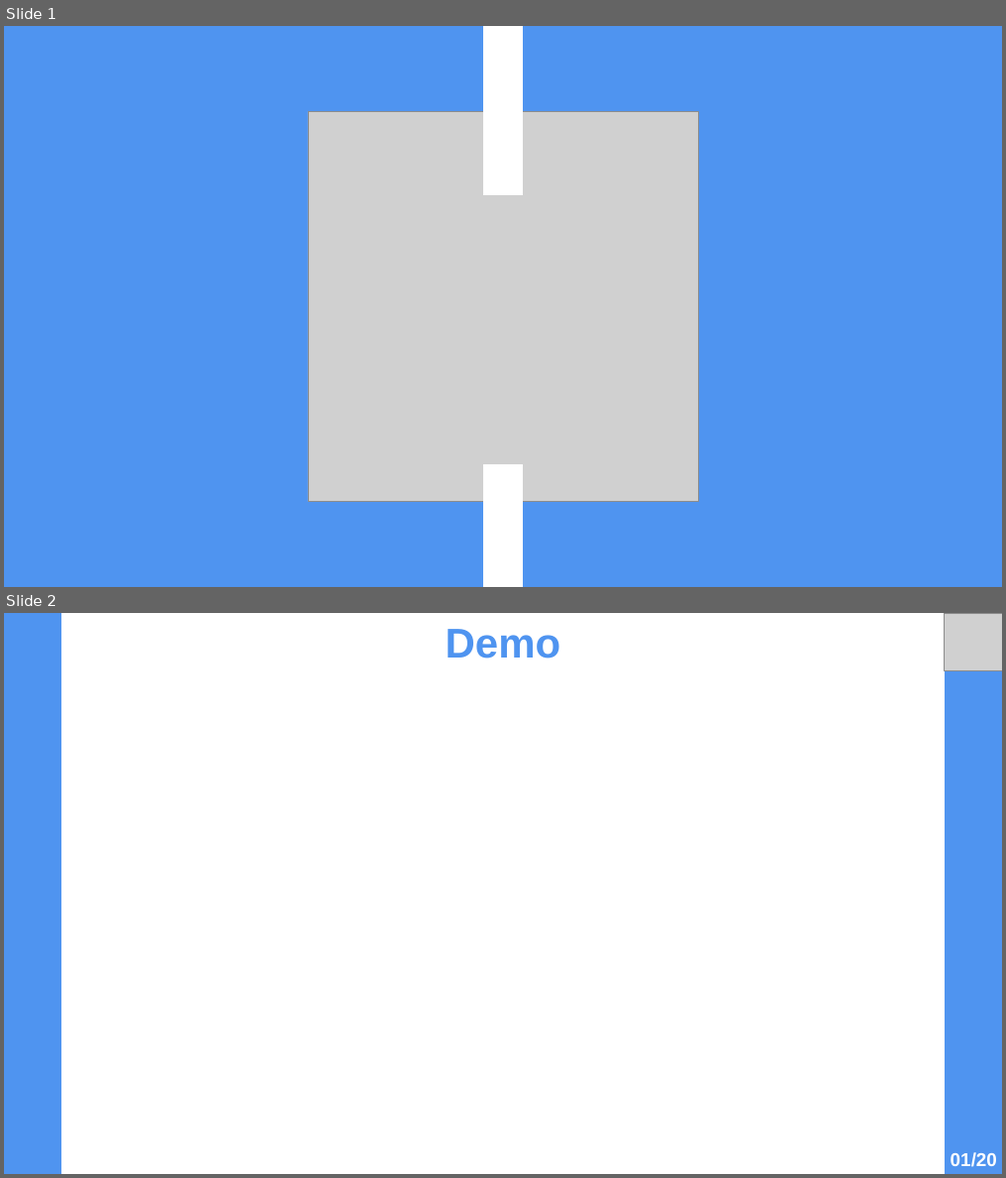
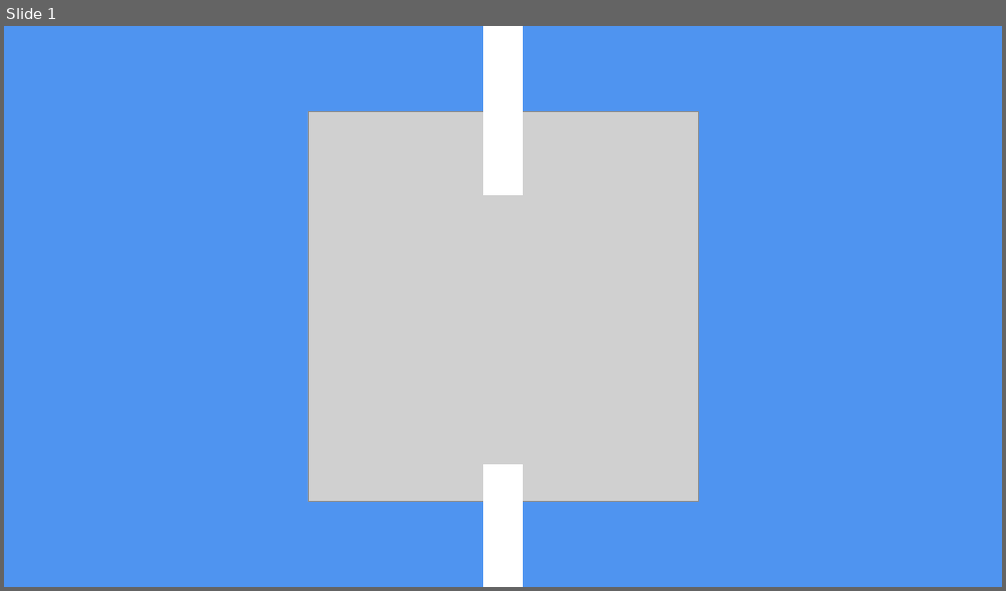
Before and after one commit to EliasDeHondt/ExercisesIndustrialEngineerUniversityAntwerp, a slide deck: DataStructures/Project/Presentation.pptx. Shown one above the other, each under a label of ours: slides 1 and 2 before the commit, slide 1 after it. The pictures are 1006x1178 and 1006x591 pixels, drawn with LibreOffice and Linux fonts; fonts in the diff are those of the drawing; grey boxes stand for pictures. Boxes give left, top, right and bottom in pixels: in the first picture for what was removed or moved away, otherwise in the second. Text is boxed around its words. In the diff, an @@ line names an element or a change of style, - is before the commit and + after.

```diff
--- a/DataStructures/Project/Presentation.pptx
+++ b/DataStructures/Project/Presentation.pptx
@@ slide 2 removed at bbox=[4, 613, 1002, 1174], background #FFFFFF @@
@@ rectangle removed at bbox=[4, 613, 62, 1174] @@
@@ rectangle removed at bbox=[62, 613, 944, 917] @@
@@ text removed at bbox=[446, 629, 561, 659] @@
-Demo
@@ rectangle removed at bbox=[944, 613, 1002, 1174] @@
@@ picture removed at bbox=[944, 613, 1002, 670] @@
@@ picture removed at bbox=[308, 698, 698, 1088] @@
@@ rectangle removed at bbox=[62, 917, 944, 1174] @@
@@ text removed at bbox=[950, 1153, 997, 1167] @@
-01/20
```
Also in this commit, not shown: 4 slides added, 2 other files.
